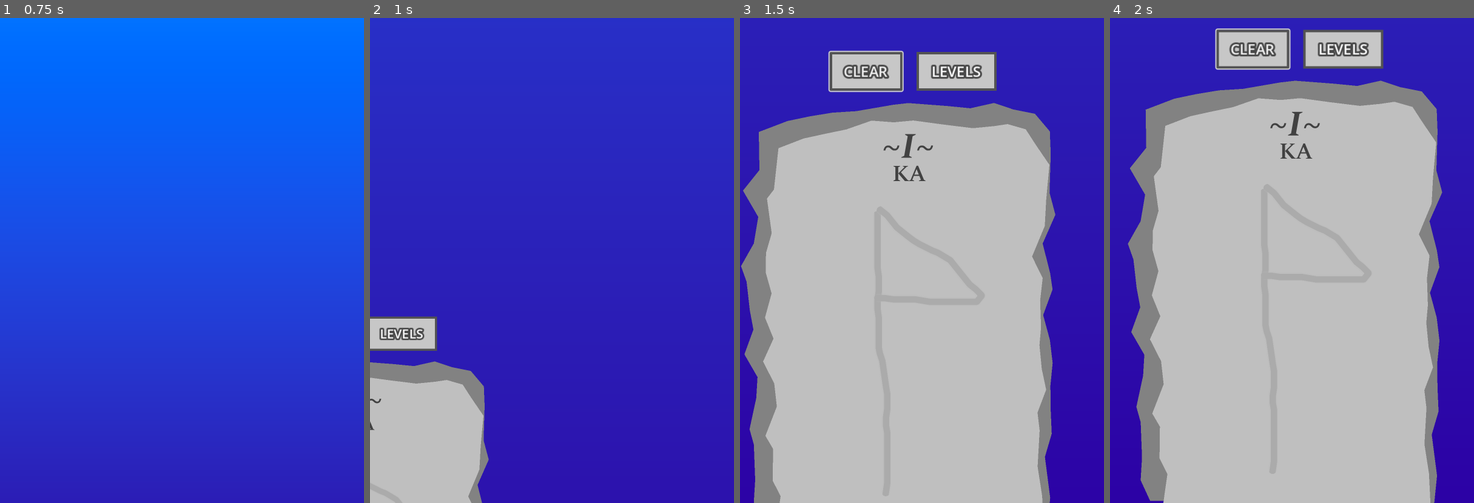
Above: before the commit, frames 1-4 (left to right).
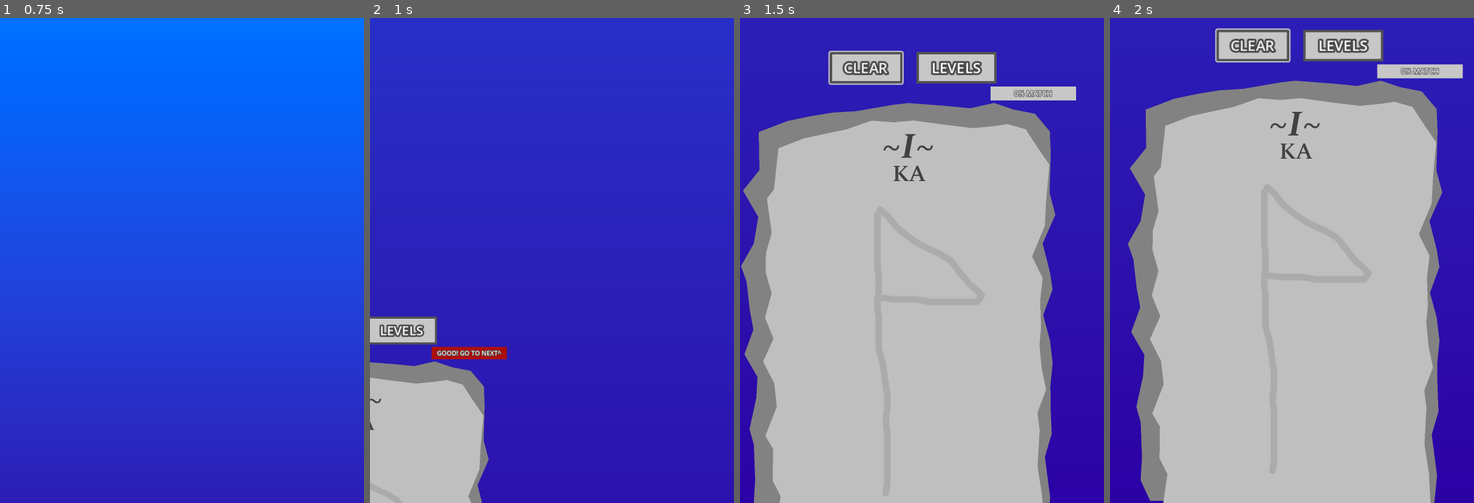
Above: after the commit, the same moments.

Repository: foolmoron/EtsaDjavul
Game: Godot game, scene res://main.tscn
Two runs of this game, one before a commit and one after it. Both use one fixed random seed, a clock stepped at 60 frames per second and the inputs below.
Inputs (mouse positions are in pixels of both pictures, inside the frame that each line leads up to):
- Up to frame 1 (0.75 s): tap Enter at 0.5 s; move the mouse to (25, 478) at 0.52 s; click (25, 478) at 0.67 s
- Up to frame 2 (1 s): no input
- Up to frame 3 (1.5 s): click "CLEAR" at 1.25 s
- Up to frame 4 (2 s): no input

Frame 1 is identical in both runs. In frame 2, 1.1% of the frame differs, in the area x 0-38%, y 63-71%; in frame 3, 2.2%; in frame 4, 2.3%, in the area x 28-97%, y 4-13%.

Commit message:
perc match bar

Diff:
--- a/Runes/BE.tres
+++ b/Runes/BE.tres
@@ -4,7 +4,7 @@
 
 [resource]
 script = ExtResource("1_q1cl2")
-max_error = 0.07
+max_error = 0.065
 text = "BE"
 text_plural = "BES"
 text_genitive = "BEOF"
--- a/Runes/KA.tres
+++ b/Runes/KA.tres
@@ -4,7 +4,7 @@
 
 [resource]
 script = ExtResource("1_k1psn")
-max_error = 0.09
+max_error = 0.07
 text = "KA"
 text_plural = "KAS"
 text_genitive = "KAOF"
--- a/Runes/KE.tres
+++ b/Runes/KE.tres
@@ -4,7 +4,7 @@
 
 [resource]
 script = ExtResource("1_g6m8x")
-max_error = 0.07
+max_error = 0.065
 text = "KE"
 text_plural = "KES"
 text_genitive = "KEOF"
--- a/Runes/KO.tres
+++ b/Runes/KO.tres
@@ -4,7 +4,7 @@
 
 [resource]
 script = ExtResource("1_j6lgc")
-max_error = 0.09
+max_error = 0.065
 text = "KO"
 text_plural = "KOS"
 text_genitive = "KOEF"
--- a/Tablet/DrawArea.gd
+++ b/Tablet/DrawArea.gd
@@ -187,6 +187,7 @@
 	print("Best for %s:" % level.name)
 	var sequence: Array[RuneSequenceEntry] = []
 	var ruined := false
+	var match_vals: Array[float] = []
 	for drawing in drawings:
 		var runes_to_rank = []
 		for r in RuneManager.inst.all_runes:
@@ -204,6 +205,7 @@
 		sequence.append(best_rune[0])
 		if best_error > best_rune[0].rune.max_error:
 			ruined = true
+		match_vals.append(clamp(best_rune[0].rune.max_error / best_error, 0.0, 1.0))
 		print("\t%s: %.3f" % [best_rune[2], best_error])
 
 	var cc := Time.get_ticks_usec()
@@ -211,7 +213,16 @@
 	print("\t\t elapsed b: %sus" % (cc - bb))
 	print("\t\t elapsed c: %sus" % (Time.get_ticks_usec() - cc))
 
-	var correct := not ruined and level.matches_phrase(sequence)
+	var matches := level.matches_phrase(sequence)
+	var correct := not ruined and matches.size() > 0 and matches.all(func(x): return x)
+	var match_perc := 0.0
+	for m in match_vals:
+		match_perc += m / matches.size()
+
+	level.get_node("MatchContainer/MatchRect").scale = Vector2(match_perc, 1.0)
+	level.get_node("MatchContainer/MatchRect").color = level.complete_shadow_color
+	level.get_node("MatchContainer/MatchLabel").text = str(int(match_perc * 100.0)) + "% MATCH"
+
 	if correct:
 		print("CORRECT!!!")
 		level.do_complete()
@@ -234,3 +245,7 @@
 		l.queue_free()
 	lines.clear()
 	level.complete = false
+
+	level.get_node("MatchContainer/MatchRect").scale = Vector2(0.0, 1.0)
+	level.get_node("MatchContainer/MatchRect").color = level.complete_shadow_color
+	level.get_node("MatchContainer/MatchLabel").text = str(int(0.0 * 100.0)) + "% MATCH"
--- a/Tablet/Level.gd
+++ b/Tablet/Level.gd
@@ -58,6 +58,8 @@
 	$LevelsButton.set_process($LevelsButton.visible)
 	$ClearButton.visible = is_level
 	$ClearButton.set_process($ClearButton.visible)
+	$MatchContainer.visible = is_level
+	$MatchContainer.set_process($MatchContainer.visible)
 	pass
 
 func to_prev_level():
@@ -69,22 +71,28 @@
 func to_levels():
 	GameManager.inst.set_level(0)
 
-func matches_phrase(to_match: Array[RuneSequenceEntry]) -> bool:
-	if to_match.size() != phrase.size():
-		return false
-	for i in to_match.size():
-		if phrase[i].rune != to_match[i].rune:
-			return false
-		if phrase[i].plural != to_match[i].plural:
-			return false
-		if phrase[i].negative != to_match[i].negative:
-			return false
-	return true
+func matches_phrase(to_match: Array[RuneSequenceEntry]) -> Array[bool]:
+	var matches: Array[bool] = []
+	for i in max(phrase.size(), to_match.size()):
+		if i >= phrase.size() or i >= to_match.size():
+			matches.append(false)
+		elif phrase[i].rune != to_match[i].rune:
+			matches.append(false)
+		elif phrase[i].plural != to_match[i].plural:
+			matches.append(false)
+		elif phrase[i].negative != to_match[i].negative:
+			matches.append(false)
+		else:
+			matches.append(true)
+	return matches
 
 func do_complete():
 	complete = true
 	ever_completed = true
 	update_colors()
+	%MatchRect.color = complete_line_color
+	%MatchRect.scale = Vector2(1.0, 1.0)
+	%MatchLabel.text = "GOOD! GO TO NEXT^"
 	$WinAudio.play(0.0)
 	if not GameManager.inst.save.completed.has(level_name):
 		GameManager.inst.save.completed.append(level_name)
--- a/Tablet/level.tscn
+++ b/Tablet/level.tscn
@@ -54,6 +54,11 @@
 
 [sub_resource type="StyleBoxFlat" id="StyleBoxFlat_omg0m"]
 bg_color = Color(0.266667, 0.266667, 0.266667, 1)
+
+[sub_resource type="LabelSettings" id="LabelSettings_ni7o0"]
+font_size = 12
+outline_size = 4
+outline_color = Color(0.254902, 0.254902, 0.254902, 1)
 
 [node name="Level" type="Node2D"]
 script = ExtResource("1_71apm")
@@ -138,7 +143,7 @@
 offset_left = 16.0
 offset_top = 16.0
 offset_right = 80.0
-offset_bottom = 80.0
+offset_bottom = 68.0
 theme_override_colors/font_color = Color(1, 1, 1, 1)
 theme_override_colors/font_outline_color = Color(0.27451, 0.27451, 0.27451, 1)
 theme_override_constants/outline_size = 12
@@ -152,7 +157,7 @@
 offset_left = 520.0
 offset_top = 16.0
 offset_right = 584.0
-offset_bottom = 80.0
+offset_bottom = 68.0
 theme_override_colors/font_color = Color(1, 1, 1, 1)
 theme_override_colors/font_outline_color = Color(0.27451, 0.27451, 0.27451, 1)
 theme_override_constants/outline_size = 12
@@ -166,7 +171,7 @@
 offset_left = 321.0
 offset_top = 16.0
 offset_right = 453.0
-offset_bottom = 80.0
+offset_bottom = 68.0
 theme_override_colors/font_color = Color(1, 1, 1, 1)
 theme_override_colors/font_outline_color = Color(0.27451, 0.27451, 0.27451, 1)
 theme_override_constants/outline_size = 12
@@ -180,7 +185,7 @@
 offset_left = 178.0
 offset_top = 16.0
 offset_right = 298.0
-offset_bottom = 80.0
+offset_bottom = 68.0
 theme_override_colors/font_color = Color(1, 1, 1, 1)
 theme_override_colors/font_outline_color = Color(0.27451, 0.27451, 0.27451, 1)
 theme_override_constants/outline_size = 12
@@ -189,6 +194,37 @@
 theme_override_styles/hover = SubResource("StyleBoxFlat_qqwdj")
 theme_override_styles/pressed = SubResource("StyleBoxFlat_omg0m")
 text = "CLEAR"
+
+[node name="MatchContainer" type="ColorRect" parent="."]
+unique_name_in_owner = true
+offset_left = 443.0
+offset_top = 73.0
+offset_right = 584.0
+offset_bottom = 96.0
+color = Color(0.780392, 0.780392, 0.780392, 1)
+
+[node name="MatchRect" type="ColorRect" parent="MatchContainer"]
+unique_name_in_owner = true
+layout_mode = 1
+anchors_preset = 15
+anchor_right = 1.0
+anchor_bottom = 1.0
+grow_horizontal = 2
+grow_vertical = 2
+color = Color(0.678431, 0.054902, 0.0431373, 1)
+
+[node name="MatchLabel" type="Label" parent="MatchContainer"]
+unique_name_in_owner = true
+layout_mode = 1
+anchors_preset = 15
+anchor_right = 1.0
+anchor_bottom = 1.0
+grow_horizontal = 2
+grow_vertical = 2
+text = "GOOD! GO TO NEXT^"
+label_settings = SubResource("LabelSettings_ni7o0")
+horizontal_alignment = 1
+vertical_alignment = 1
 
 [connection signal="input_event" from="DrawArea" to="DrawArea" method="_on_input_event"]
 [connection signal="button_down" from="PrevButton" to="." method="to_prev_level"]
Not shown: 1 places in Tablet/level.tscn that only renumber resources
